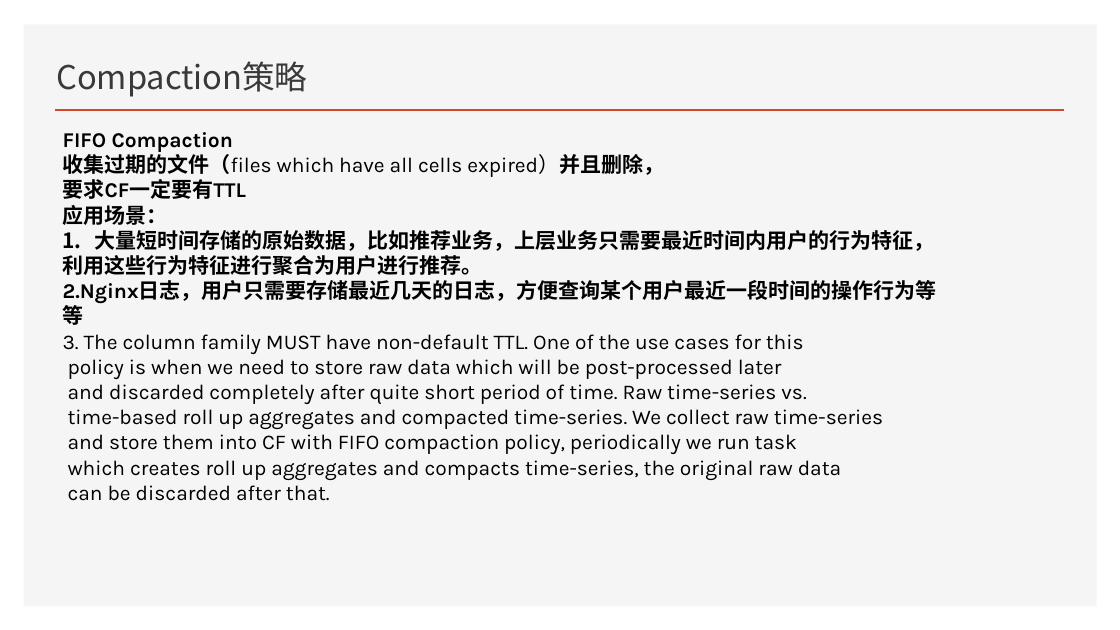
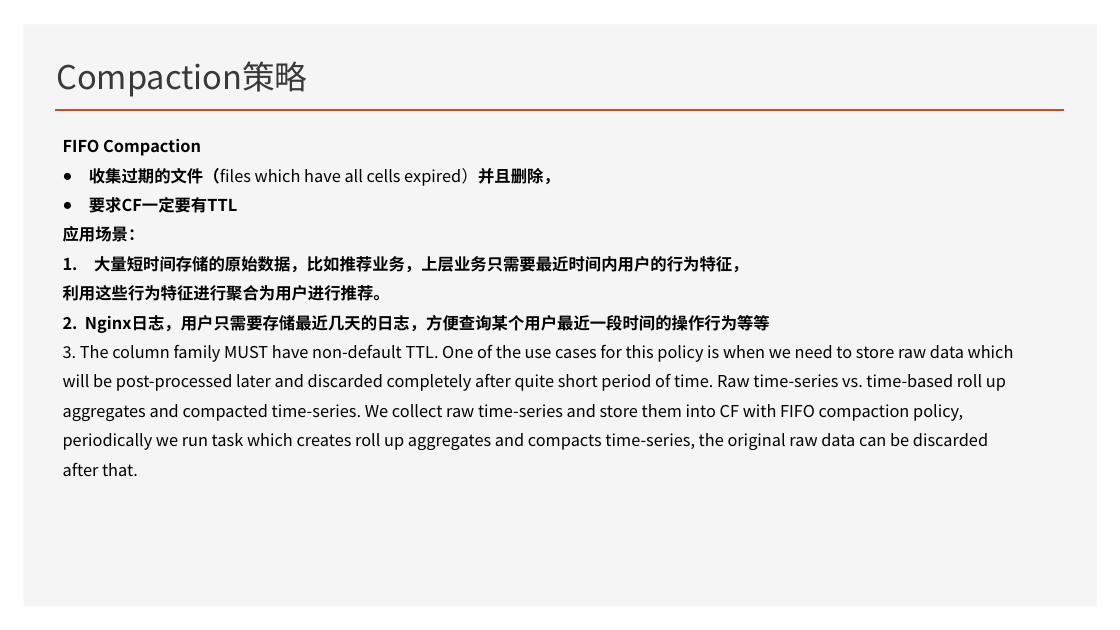
Before and after one commit to Zhangwusheng/Zhangwusheng.github.io, a slide deck: slide 38 of _posts/Hbase基本原理副本.pptx. Drawn at 1120x630 pixels with LibreOffice and Linux fonts; fonts in the diff are those of the drawing. Boxes give left, top, right and bottom in pixels: in the first picture for what was removed or moved away, otherwise in the second. Text is boxed around its words. In the diff, an @@ line names an element or a change of style, - is before the commit and + after.

```diff
--- a/_posts/Hbase基本原理副本.pptx
+++ b/_posts/Hbase基本原理副本.pptx
@@ text at [63,139,748,301]: size 18 to 14 pt, font Karla to Noto Sans CJK SC in "FIFO Compaction", "收集过期的文件（files which have all cells expired）并且删除，", "要求CF一定要有TTL", "应用场景：" and 2 more places; line spacing 1 to 1.5; bullet none to ● @@
@@ text at [63,315,1014,476]: text changed; size 18 to 14 pt; font Karla to Noto Sans CJK SC @@
-2.Nginx日志，用户只需要存储最近几天的日志，方便查询某个用户最近一段时间的操作行为等等
-3. The column family MUST have non-default TTL. One of the use cases for this
-policy is when we need to store raw data which will be post-processed later
-and discarded completely after quite short period of time. Raw time-series vs.
-time-based roll up aggregates and compacted time-series. We collect raw time-series
-and store them into CF with FIFO compaction policy, periodically we run task
-which creates roll up aggregates and compacts time-series, the original raw data
-can be discarded after that.
+2. Nginx日志，用户只需要存储最近几天的日志，方便查询某个用户最近一段时间的操作行为等等
+3. The column family MUST have non-default TTL. One of the use cases for this policy is when we need to store raw data which will be post-processed later and discarded completely after quite short period of time. Raw time-series vs. time-based roll up aggregates and compacted time-series. We collect raw time-series and store them into CF with FIFO compaction policy, periodically we run task which creates roll up aggregates and compacts time-series, the original raw data can be discarded after that.
```
Also in this commit, not shown: 18 other slides changed, 3 slides removed.
